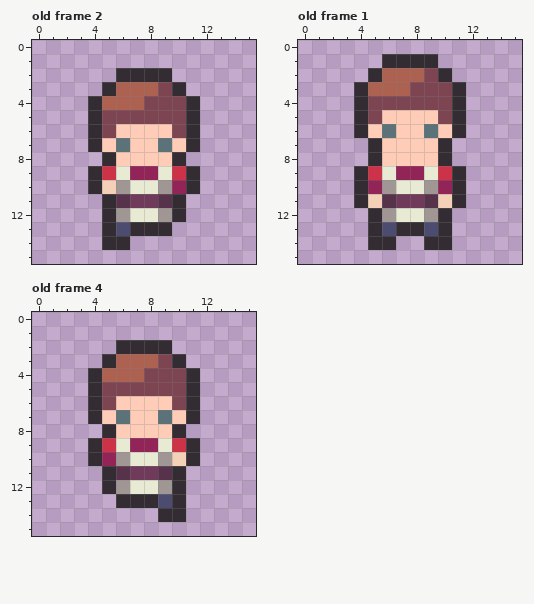
File history of a pixel-art file, Reagent Game Jam 2025/Assets/Sprites/Characters/Handyman.aseprite. Above, as it was before the edit.
16x16 pixels, 12 frames. Shown: old frame 2, old frame 1, old frame 4. The commit also changed other frames, which this record leaves out.
After the commit:
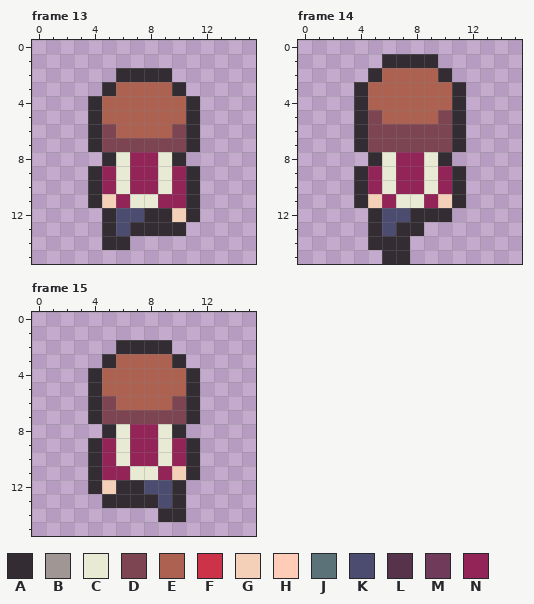
Palette (. is transparent): A #332c32  B #a09693  C #e8ead4  D #7d4451  E #ad6151  F #cc3248  G #f4d0b8  H #ffcdb7  J #5b7278  K #4c4b70  L #56324b  M #703b5a  N #922457
A new or re-ordered frame is compared with the old frame closest to it.
Diff:
frames 12 -> 20
Changed rows in their new state; - is an unchanged pixel.
Frame 13 is new; against old frame 2, layer "Layer 1":
first column x 4:
 3 -----E--
 4 ----EEE-
 5 -EEEEEE-
 6 --EEEE--
 7 -DDDDDD-
 8 --CNNC--
 9 -N----N-
10 -NCNNC--
11 AGNCCNNA
12 --KKAAGA
13 ------A-
Frame 14 is new; against old frame 1, layer "Layer 1":
first column x 4:
 2 -----E--
 3 ----EEE-
 4 -EEEEEE-
 5 --EEEE--
 6 -DDDDDD-
 7 ADDDDDDA
 8 --CNNC--
 9 -N----N-
10 --CNNC--
11 --NCCN--
12 --KKAA--
13 -----..-
14 ---A-..-
15 --AA----
Frame 15 is new; against old frame 4, layer "Layer 1":
first column x 4:
 3 -----E--
 4 ----EEE-
 5 -EEEEEE-
 6 --EEEE--
 7 -DDDDDD-
 8 --CNNC--
 9 -N----N-
10 --CNNCN-
11 ANNCCNGA
12 AGAAKK--
13 -A------
